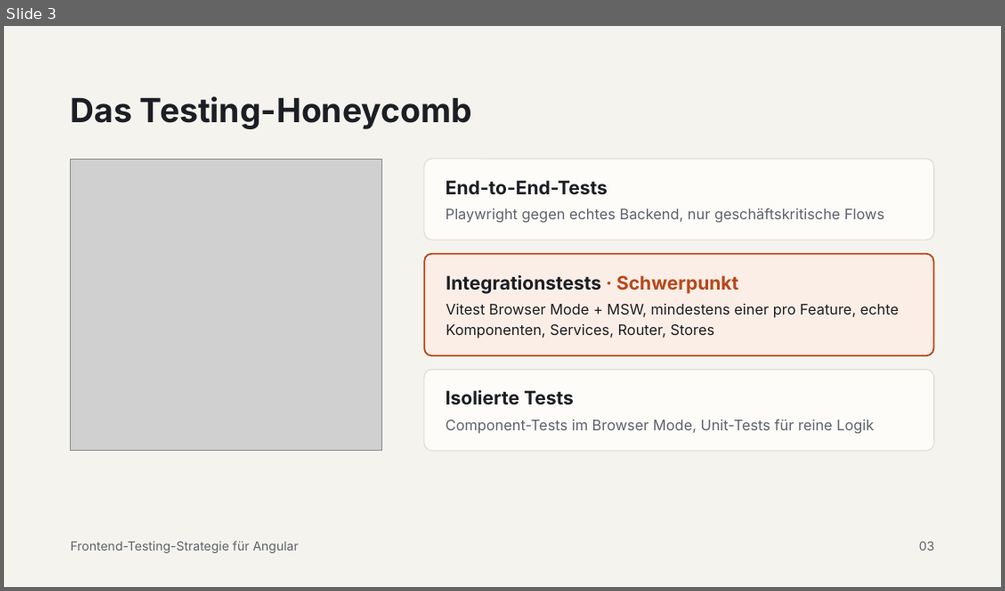
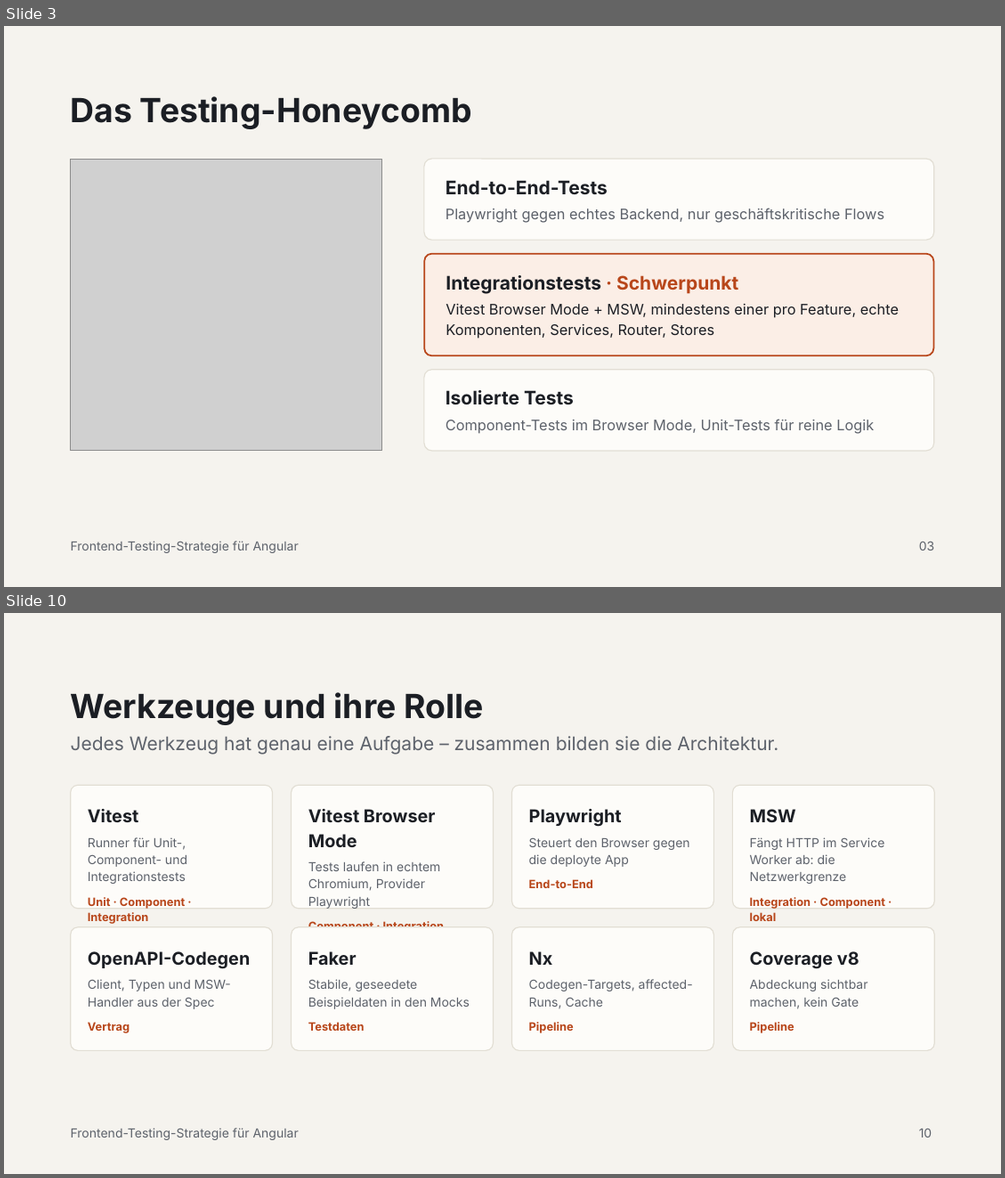
Before and after one commit to michaelbe812/mo-transfer, a slide deck: docs/Frontend-Testing-Strategie für Angular.pptx. Shown one above the other, each under a label of ours: slide 3 before the commit, slides 3 and 10 after it; the slides between them are not shown. The pictures are 1005x591 and 1005x1178 pixels, drawn with LibreOffice and Linux fonts; fonts in the diff are those of the drawing; grey boxes stand for pictures. Boxes give left, top, right and bottom in pixels: in the first picture for what was removed or moved away, otherwise in the second. Text is boxed around its words. In the diff, an @@ line names an element or a change of style, - is before the commit and + after.

```diff
--- a/docs/Frontend-Testing-Strategie für Angular.pptx
+++ b/docs/Frontend-Testing-Strategie für Angular.pptx
@@ slide 10 added at <box>4,613,1001,1174</box>, background #F5F3EE @@
@@ text added at <box>71,692,483,725</box>, 32 pt, text #1B1E24, bold @@
+Werkzeuge und ihre Rolle
@@ text added at <box>71,736,778,755</box>, 18 pt, text #5D626B @@
+Jedes Werkzeug hat genau eine Aufgabe – zusammen bilden sie die Architektur.
@@ rounded rectangle added at <box>71,785,273,908</box>, fill #FDFCF9, outline #E2DED4 1 pt, 12 pt, text #5D626B @@
+Vitest
+Runner für Unit-, Component- und Integrationstests
+Unit · Component · Integration
@@ rounded rectangle added at <box>291,785,493,908</box>, fill #FDFCF9, outline #E2DED4 1 pt, 12 pt, text #5D626B @@
+Vitest Browser Mode
+Tests laufen in echtem Chromium, Provider Playwright
+Component · Integration
@@ rounded rectangle added at <box>512,785,713,908</box>, fill #FDFCF9, outline #E2DED4 1 pt, 12 pt, text #5D626B @@
+Playwright
+Steuert den Browser gegen die deployte App
+End-to-End
@@ rounded rectangle added at <box>732,785,934,908</box>, fill #FDFCF9, outline #E2DED4 1 pt, 12 pt, text #5D626B @@
+MSW
+Fängt HTTP im Service Worker ab: die Netzwerkgrenze
+Integration · Component · lokal
@@ rounded rectangle added at <box>71,927,273,1051</box>, fill #FDFCF9, outline #E2DED4 1 pt, 12 pt, text #5D626B @@
+OpenAPI-Codegen
+Client, Typen und MSW-Handler aus der Spec
+Vertrag
@@ rounded rectangle added at <box>291,927,493,1051</box>, fill #FDFCF9, outline #E2DED4 1 pt, 12 pt, text #5D626B @@
+Faker
+Stabile, geseedete Beispieldaten in den Mocks
+Testdaten
@@ rounded rectangle added at <box>512,927,713,1051</box>, fill #FDFCF9, outline #E2DED4 1 pt, 12 pt, text #5D626B @@
+Nx
+Codegen-Targets, affected-Runs, Cache
+Pipeline
@@ rounded rectangle added at <box>732,927,934,1051</box>, fill #FDFCF9, outline #E2DED4 1 pt, 12 pt, text #5D626B @@
+Coverage v8
+Abdeckung sichtbar machen, kein Gate
+Pipeline
@@ text added at <box>71,1127,299,1140</box>, 12 pt, text #5D626B @@
+Frontend-Testing-Strategie für Angular
@@ text added at <box>919,1128,931,1137</box>, 12 pt, text #5D626B @@
+10
```
Also in this commit, not shown: 9 slides changed, 1 other slide added.
